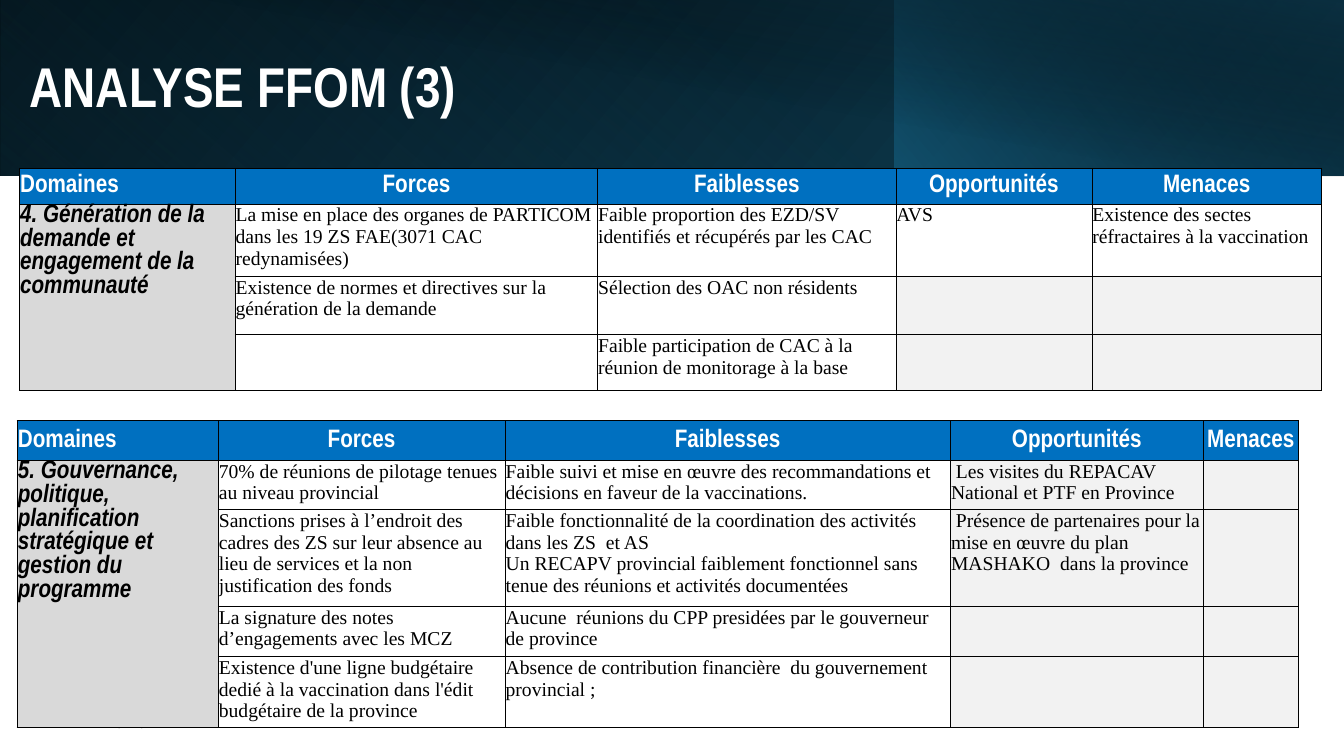
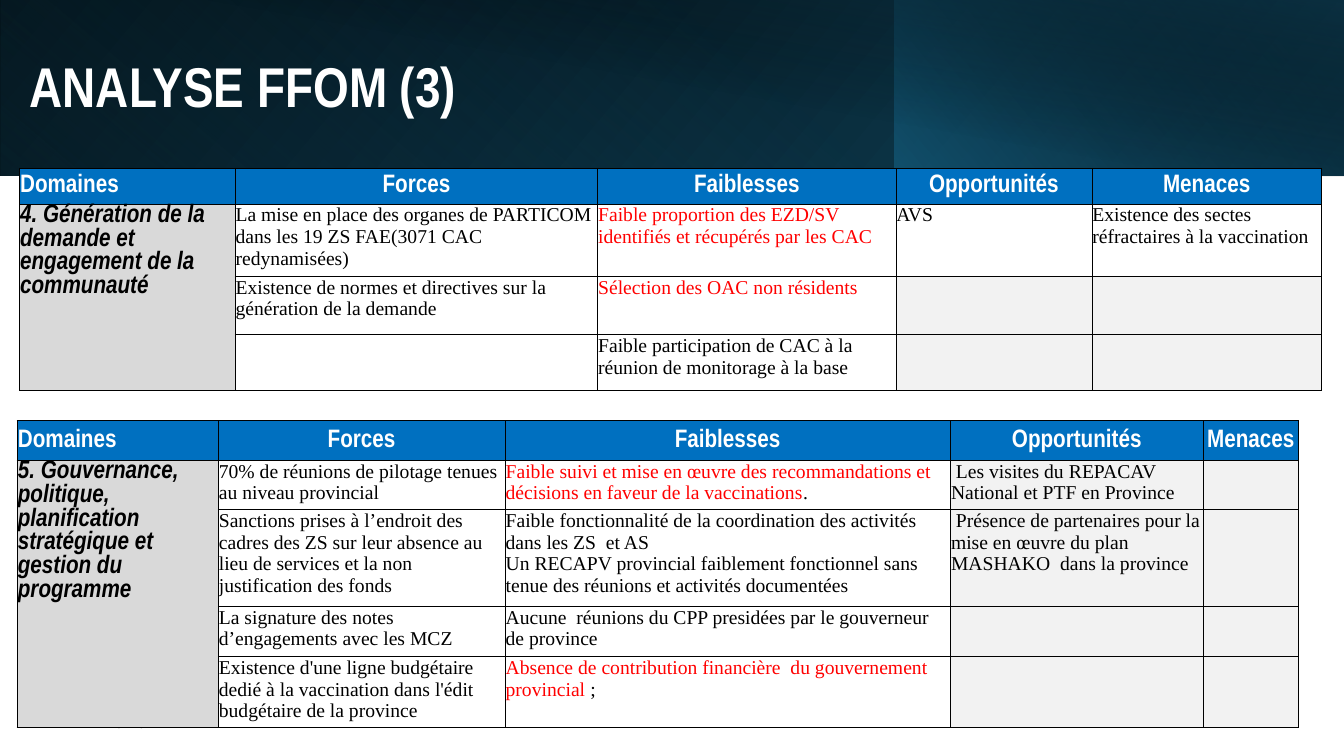
Before and after one commit to WHO-IST-CA/revue_annuelle, a slide deck: slide 18 of docs/epi/presentations/j2/MCP_Provinces_TSHOPO_revue annuelle 2025 ok_PEV_VF. 11 12 2025.pptx (slide 17 before the commit). Drawn at 1344x756 pixels with LibreOffice and Linux fonts; fonts in the diff are those of the drawing. Boxes give left, top, right and bottom in pixels: in the first picture for what was removed or moved away, otherwise in the second. Text is boxed around its words. In the diff, an @@ line names an element or a change of style, - is before the commit and + after.

```diff
--- a/docs/epi/presentations/j2/MCP_Provinces_TSHOPO_revue annuelle 2025 ok_PEV_VF. 11 12 2025.pptx
+++ b/docs/epi/presentations/j2/MCP_Provinces_TSHOPO_revue annuelle 2025 ok_PEV_VF. 11 12 2025.pptx
@@ table at <box>20,168,1323,391</box> @@
@@ text colour #000000 to #FF0000 in "Faible proportion des EZD/SV identifiés et récupérés ...", "Sélection des OAC non résidents" @@
@@ table at <box>17,420,1299,728</box> @@
@@ text colour #000000 to #FF0000 in "Faible suivi et mise en œuvre des ...", "Absence de contribution financière du gouvernement provincia ..." @@
```
Also in this commit, not shown: 7 other slides changed, 1 slide added, 49 other files.
